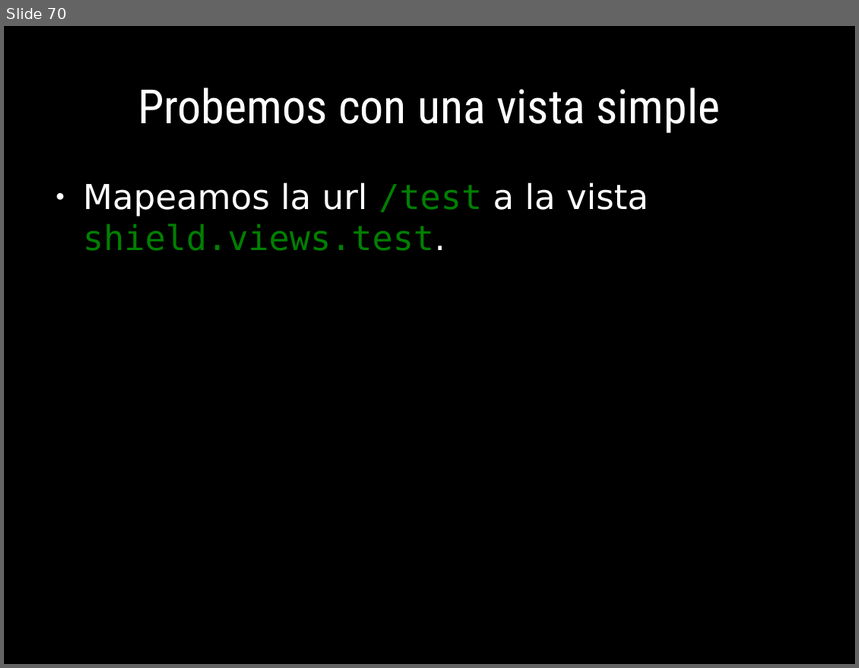
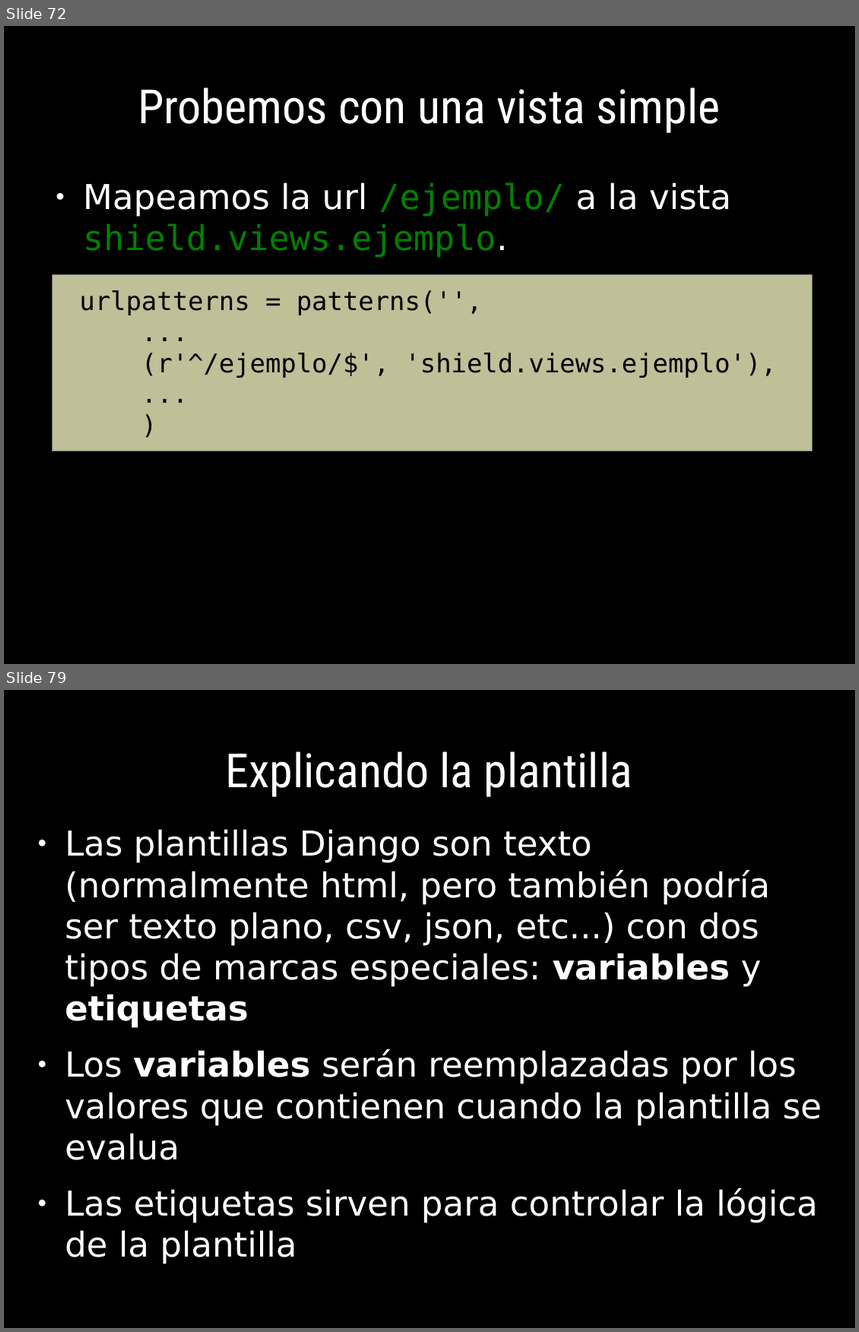
Before and after one commit to euribates/curso-django, a slide deck: presentacion/curso_django.odp. Shown one above the other, each under a label of ours: slide 70 before the commit, slides 72 and 79 after it; the slides between them are not shown. The pictures are 859x668 and 859x1332 pixels, drawn with LibreOffice and Linux fonts; fonts in the diff are those of the drawing. Boxes give left, top, right and bottom in pixels: in the first picture for what was removed or moved away, otherwise in the second. Text is boxed around its words. In the diff, an @@ line names an element or a change of style, - is before the commit and + after.

Commit message:
+ Terminada la presentaci?n, falta revisar y publicar
+ La aplicaci?n de ejemplo "shield" se ha pasada a un
  repositorio propio en mercurial:
  https://bitbucket.org/euribates/shield

```diff
--- a/presentacion/curso_django.odp
+++ b/presentacion/curso_django.odp
@@ slide 79 added at (x1=4, y1=690, x2=855, y2=1328), background #000000 @@
@@ title added at (x1=226, y1=752, x2=633, y2=797), 44 pt, text #FFFFFF @@
+Explicando la plantilla
@@ text added at (x1=65, y1=829, x2=822, y2=1265), 32 pt, text #FFFFFF @@
+● Las plantillas Django son texto (normalmente html, pero también podría ser texto plano, csv, json, etc...) con dos tipos de marcas especiales: variables y etiquetas
+● Los variables serán reemplazadas por los valores que contienen cuando la plantilla se evalua
+● Las etiquetas sirven para controlar la lógica de la plantilla
@@ what was slide 70 is now slide 72 @@
@@ slide 72 changed as well @@
@@ text at (x1=83, y1=183, x2=731, y2=258): text changed; font DejaVu Sans to DejaVu Sans Mono; text colour #FFFFFF to #008000 @@
-● Mapeamos la url /test a la vista shield.views.test.
+● Mapeamos la url /ejemplo/ a la vista shield.views.ejemplo.
@@ rectangle added at (x1=53, y1=275, x2=813, y2=452), fill #FFFFCC at 75% opacity, outline #808080 0 pt @@
@@ text added at (x1=79, y1=290, x2=777, y2=378), 24 pt, text #000000 @@
+urlpatterns = patterns('',
+...
+(r'^/ejemplo/$', 'shield.views.ejemplo'),
+...
+)
```
Also in this commit, not shown: 4 other slides changed, 25 other slides added, 22 other files.
